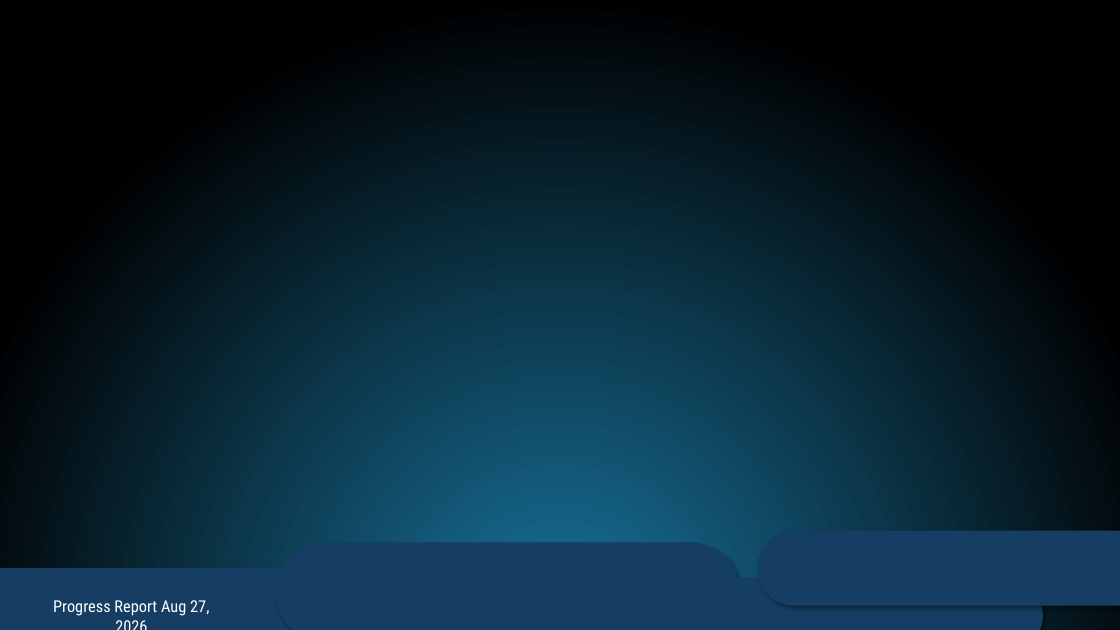
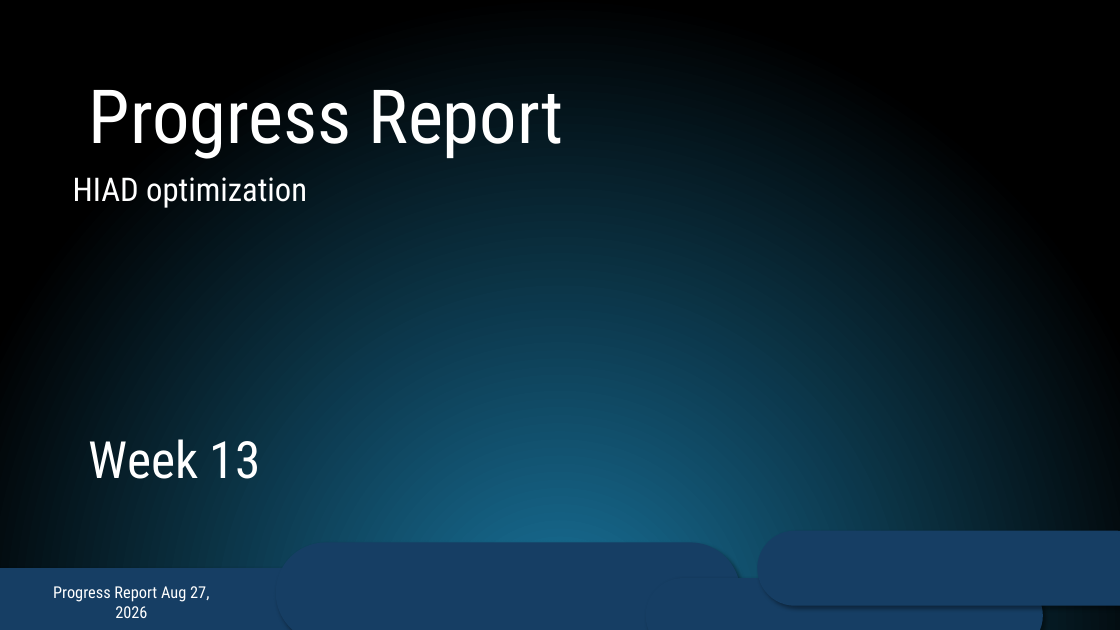
Before and after one commit to albertstarfield/StellarOrion_HypersonicEdition, a slide deck: slide 1 of ProgressReport/Week 12/ProgressReport.pptx. Drawn at 1120x630 pixels with LibreOffice and Linux fonts; fonts in the diff are those of the drawing. Boxes give left, top, right and bottom in pixels: in the first picture for what was removed or moved away, otherwise in the second. Text is boxed around its words. In the diff, an @@ line names an element or a change of style, - is before the commit and + after.

Commit message:
chore: update week-12 progress report, sparta submodule state, and continuity ledger
- ProgressReport/Week 12/ProgressReport.pptx: refreshed presentation.
- sparta: record current submodule working-tree state.
- thoughts/ledgers/CONTINUITY_ses_fcba.md: continuity ledger update.

```diff
--- a/ProgressReport/Week 12/ProgressReport.pptx
+++ b/ProgressReport/Week 12/ProgressReport.pptx
@@ text added at [89, 90, 563, 159], 64 pt, text #FFFFFF @@
+Progress Report
@@ text added at [73, 177, 307, 208], 28 pt, text #FFFFFF @@
+HIAD optimization
@@ text added at [89, 439, 261, 479], 44 pt, text #FFFFFF @@
+Week 13
@@ text "Progress Report Aug 27, 2026" rewrapped from [53, 600, 209, 616] to [53, 586, 209, 618] @@
```
Also in this commit, not shown: 1 other slide changed, 8 slides added, 4 slides removed, 1 other file.
